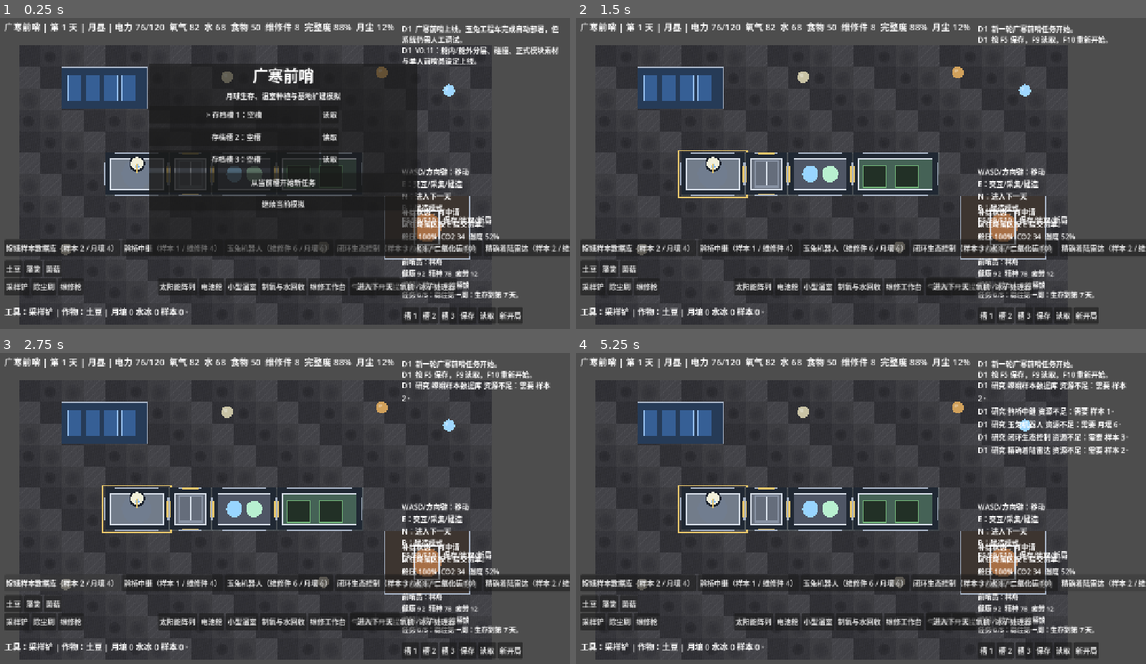
Above: before the commit, frames 1-4 (two rows, left to right).
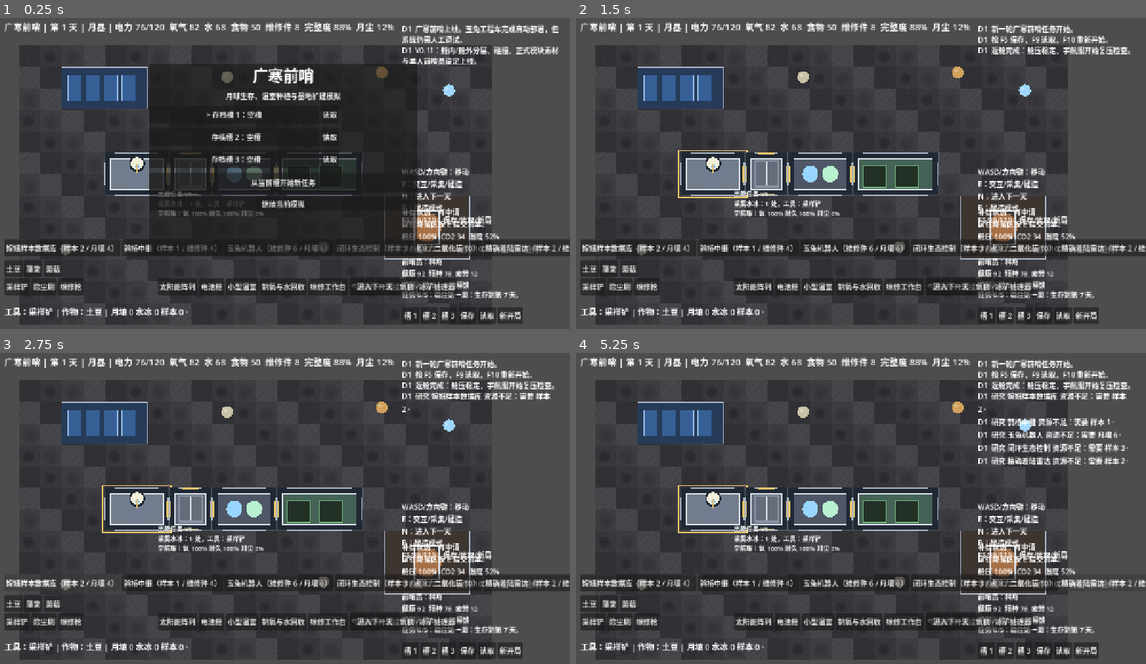
Above: after the commit, the same moments.

Repository: chinnseii/guanghan-outpost
Game: Godot game, scene res://scenes/main.tscn
The game is run twice, just before and just after one commit, with the same random seed, the same clock (stepped at 60 frames per second) and the same inputs.
Inputs:
- Up to frame 1 (0.25 s): no input
- Up to frame 2 (1.5 s): click "进入下一天" at 0.5 s; click "从当前槽开始新任务" at 1.25 s
- Up to frame 3 (2.75 s): click "嫦娥样本数据库（样本 2 / 月壤 4）" at 2 s
- Up to frame 4 (5.25 s): click "鹊桥中继（样本 1 / 维修件 4）" at 2.75 s; click "玉兔机器人（维修件 6 / 月壤 6）" at 3.5 s; click "闭环生态控制（样本 3 / 水 8 / 二氧化碳 10）" at 4.25 s; click "精确着陆雷达（样本 2 / 维修件 5）" at 5 s

The runs differ from the first frame. In frame 1, 0.4% of the frame differs, in the area x 27-95%, y 55-76%; in frame 2, 1.1%; in frame 3, 1.5%; in frame 4, 3.9%, in the area x 27-98%, y 9-76%.

Commit message:
Add EVA task system

Diff:
--- a/scripts/main.gd
+++ b/scripts/main.gd
@@ -27,6 +27,7 @@
 var player_facing := Vector2.DOWN
 var walk_phase := 0.0
 var was_inside := false
+var eva_warning_cooldown := 0.0
 var interact_target: Dictionary = {}
 
 var selected_crop := "potato"
@@ -56,6 +57,8 @@
 	"humidity": 52.0,
 	"pressure": 100.0,
 	"suit_o2": 100.0,
+	"suit_integrity": 100.0,
+	"suit_dust": 0.0,
 }
 
 var resource_names := {
@@ -72,6 +75,8 @@
 	"humidity": "湿度",
 	"pressure": "舱压",
 	"suit_o2": "宇航服氧气",
+	"suit_integrity": "宇航服耐久",
+	"suit_dust": "月尘污染",
 }
 
 var tool_defs := {
@@ -279,6 +284,7 @@
 	player_pos = Vector2(300, 420)
 	player_facing = Vector2.DOWN
 	was_inside = false
+	eva_warning_cooldown = 0.0
 	walk_phase = 0.0
 	interact_target = {}
 	selected_crop = "potato"
@@ -320,6 +326,8 @@
 		"humidity": 52.0,
 		"pressure": 100.0,
 		"suit_o2": 100.0,
+		"suit_integrity": 100.0,
+		"suit_dust": 0.0,
 	}
 
 func _setup_starting_base() -> void:
@@ -335,6 +343,7 @@
 func _process(delta: float) -> void:
 	if game_over or pending_main_menu:
 		return
+	eva_warning_cooldown = max(0.0, eva_warning_cooldown - delta)
 	var input := Input.get_vector("move_left", "move_right", "move_up", "move_down")
 	var target_pos := player_pos + input * PLAYER_SPEED * delta
 	if _can_player_move_to(target_pos):
@@ -650,11 +659,16 @@
 		if not was_inside:
 			resources["suit_o2"] = min(100.0, resources["suit_o2"] + 25.0)
 			resources["pressure"] = min(100.0, resources["pressure"] + 0.5)
+			add_log("返舱完成：舱压稳定，宇航服开始复压检查。")
 		resources["suit_o2"] = min(100.0, resources["suit_o2"] + delta * 10.0)
 	else:
 		resources["suit_o2"] = max(0.0, resources["suit_o2"] - delta * 1.8)
+		resources["suit_dust"] = min(100.0, resources["suit_dust"] + delta * (0.18 + solar_dust * 0.25))
+		resources["suit_integrity"] = max(0.0, resources["suit_integrity"] - delta * 0.035)
 		if resources["suit_o2"] <= 0.0:
 			resources["oxygen"] = max(0.0, resources["oxygen"] - delta * 2.5)
+		if resources["suit_integrity"] <= 0.0:
+			resources["oxygen"] = max(0.0, resources["oxygen"] - delta * 1.8)
 	was_inside = inside
 
 func _is_player_inside_pressurized_module() -> bool:
@@ -686,7 +700,10 @@
 		"greenhouse":
 			_use_greenhouse(interact_target)
 		"solar":
-			_clean_solar()
+			if selected_tool == "repair" and resources["integrity"] < 70.0:
+				_repair_external_equipment(interact_target)
+			else:
+				_clean_solar()
 		"life_support":
 			_repair_life_support()
 		"supply":
@@ -696,9 +713,15 @@
 		"airlock":
 			_cycle_airlock()
 		"regolith_plant":
-			_use_regolith_plant()
+			if selected_tool == "repair" and resources["integrity"] < 70.0:
+				_repair_external_equipment(interact_target)
+			else:
+				_use_regolith_plant()
 		"ice_processor":
-			_use_ice_processor()
+			if selected_tool == "repair" and resources["integrity"] < 70.0:
+				_repair_external_equipment(interact_target)
+			else:
+				_use_ice_processor()
 		_:
 			var def: Dictionary = module_defs[interact_target["type"]]
 			add_log("%s 运转正常。" % def["name"])
@@ -727,6 +750,7 @@
 		return
 	resources["parts"] -= 1
 	solar_dust = max(0.0, solar_dust - 0.28)
+	resources["suit_dust"] = min(100.0, resources["suit_dust"] + 3.0)
 	add_log("清理太阳能阵列。月尘覆盖降至 %d%%。" % int(solar_dust * 100))
 
 func _repair_life_support() -> void:
@@ -754,6 +778,19 @@
 	var def: Dictionary = module_defs[module["type"]]
 	add_log("已封堵 %s 漏点，舱压恢复稳定。" % def["name"])
 
+func _repair_external_equipment(module: Dictionary) -> void:
+	if selected_tool != "repair":
+		add_log("外部设备维护需要先选择维修枪。")
+		return
+	if resources["parts"] < 1:
+		add_log("缺少维修件，无法维护外部设备。")
+		return
+	resources["parts"] -= 1
+	resources["integrity"] = min(100.0, resources["integrity"] + 8.0)
+	resources["suit_dust"] = min(100.0, resources["suit_dust"] + 4.0)
+	var def: Dictionary = module_defs[module["type"]]
+	add_log("完成 %s 外部维护：完整度 +8，宇航服月尘污染上升。" % def["name"])
+
 func _use_workshop() -> void:
 	if resources["power"] < 4:
 		add_log("电力不足，维修工作台无法打印零件。")
@@ -769,8 +806,10 @@
 	resources["power"] -= 2
 	resources["oxygen"] -= 1
 	resources["suit_o2"] = 100.0
+	resources["suit_dust"] = max(0.0, resources["suit_dust"] - 55.0)
+	resources["suit_integrity"] = min(100.0, resources["suit_integrity"] + 8.0)
 	resources["pressure"] = min(100.0, resources["pressure"] + 3.0)
-	add_log("气闸循环完成，宇航服氧气已补满。")
+	add_log("气闸循环完成：宇航服补氧、复压、除尘，耐久检查通过。")
 
 func _use_regolith_plant() -> void:
 	if resources["regolith"] < 2 or resources["power"] < 6:
@@ -931,6 +970,7 @@
 		"ice":
 			resources["ice"] += amount
 			resources["water"] += amount * 2.0
+			resources["suit_dust"] = min(100.0, resources["suit_dust"] + 2.0)
 			add_log("采集水冰样本 +%.0f，水 +%.0f。" % [amount, amount * 2.0])
 		"meteor":
 			resources["parts"] += amount
@@ -989,7 +1029,7 @@
 	_process_crop_day()
 	_process_supply_window()
 	_process_random_event()
-	for key: String in ["power", "oxygen", "water", "food", "integrity", "co2", "humidity", "pressure", "suit_o2"]:
+	for key: String in ["power", "oxygen", "water", "food", "integrity", "co2", "humidity", "pressure", "suit_o2", "suit_integrity", "suit_dust"]:
 		resources[key] = clamp(resources[key], 0.0, power_cap if key == "power" else 120.0)
 	add_log("第 %d 天开始。%s" % [day, "月夜中，太阳能归零。" if is_moon_night else "月昼，太阳能可用。"])
 	_check_missions()
@@ -1133,6 +1173,7 @@
 			solar_dust = max(0.0, solar_dust + float(payload[key]))
 		else:
 			resources[key] += float(payload[key])
+	resources["suit_dust"] = min(100.0, resources["suit_dust"] + 6.0)
 	add_log("接收 %s：%s。" % [def["name"], def["desc"]])
 	supply_order.clear()
 	supply_waiting = false
@@ -1470,6 +1511,10 @@
 	var max_pos := MAP_ORIGIN + Vector2(MAP_W * TILE - 5, MAP_H * TILE - 5)
 	if pos.x < min_pos.x or pos.y < min_pos.y or pos.x > max_pos.x or pos.y > max_pos.y:
 		return false
+	var currently_inside := _is_player_inside_pressurized_module()
+	var target_inside := _is_pressurized_point(pos)
+	if currently_inside and not target_inside and not _eva_precheck_ok():
+		return false
 	var samples := [
 		pos,
 		pos + Vector2(player_radius * 0.7, 0),
@@ -1481,6 +1526,24 @@
 		if not _is_walkable_point(sample):
 			return false
 	return true
+
+func _is_pressurized_point(pos: Vector2) -> bool:
+	for module: Dictionary in modules:
+		if not _is_pressurized_module(module["type"]):
+			continue
+		if module.get("leaking", false):
+			continue
+		if _module_rect(module).has_point(pos):
+			return true
+	return false
+
+func _eva_precheck_ok() -> bool:
+	if resources["suit_o2"] >= 35.0 and resources["suit_integrity"] >= 25.0:
+		return true
+	if eva_warning_cooldown <= 0.0:
+		add_log("出舱检查未通过：宇航服氧气至少 35%，耐久至少 25%。请先到气闸复压、补氧、除尘。")
+		eva_warning_cooldown = 3.0
+	return false
 
 func _is_walkable_point(pos: Vector2) -> bool:
 	for module: Dictionary in modules:
@@ -1657,6 +1720,15 @@
 	mission_status.size = Vector2(350, 44)
 	mission_status.add_theme_font_size_override("font_size", 15)
 	root.add_child(mission_status)
+
+	var eva_tasks := RichTextLabel.new()
+	eva_tasks.name = "EvaTasks"
+	eva_tasks.position = Vector2(360, 390)
+	eva_tasks.size = Vector2(500, 104)
+	eva_tasks.fit_content = false
+	eva_tasks.scroll_active = false
+	eva_tasks.add_theme_font_size_override("normal_font_size", 14)
+	root.add_child(eva_tasks)
 
 	var tech_panel := HBoxContainer.new()
 	tech_panel.name = "TechPanel"
@@ -1825,12 +1897,14 @@
 		resources["parts"], resources["integrity"], int(solar_dust * 100)
 	]
 	$UI/Root/SupplyStatus.text = _supply_status_text()
-	$UI/Root/LifeStatus.text = "舱压 %.0f%%  CO2 %.0f  湿度 %.0f%%\n宇航服氧气 %.0f%%  %s" % [
-		resources["pressure"], resources["co2"], resources["humidity"], resources["suit_o2"],
+	$UI/Root/LifeStatus.text = "舱压 %.0f%%  CO2 %.0f  湿度 %.0f%%\n宇航服 O2 %.0f%% 耐久 %.0f%% 月尘 %.0f%%  %s" % [
+		resources["pressure"], resources["co2"], resources["humidity"],
+		resources["suit_o2"], resources["suit_integrity"], resources["suit_dust"],
 		"舱内" if _is_player_inside_pressurized_module() else "舱外"
 	]
 	$UI/Root/OperatorStatus.text = _operator_status_text()
 	$UI/Root/MissionStatus.text = _mission_status_text()
+	$UI/Root/EvaTasks.text = _eva_tasks_text()
 	_update_tech_buttons()
 	_refresh_main_menu()
 	var hint := "工具：%s | 作物：%s | 月壤 %.0f 水冰 %.0f 样本 %.0f。" % [
@@ -1886,6 +1960,45 @@
 		active = "阶段任务全部完成。"
 	return "任务 %d/%d：%s" % [completed_missions.size(), mission_defs.size(), active]
 
+func _eva_tasks_text() -> String:
+	var tasks: Array[String] = []
+	var supply_pods := _active_collectable_count("supply_pod")
+	var ice_nodes := _active_collectable_count("ice")
+	var external_repairs := _external_repair_count()
+	if supply_pods > 0:
+		tasks.append("回收补给舱：%d 个信标，氧气>35%%" % supply_pods)
+	if ice_nodes > 0:
+		tasks.append("采集水冰：%d 处，工具：采样铲" % ice_nodes)
+	if solar_dust >= 0.22:
+		tasks.append("清理太阳能板：月尘 %d%%，工具：除尘刷" % int(solar_dust * 100))
+	if external_repairs > 0:
+		tasks.append("维修外部设备：%d 个目标，工具：维修枪" % external_repairs)
+	if tasks.is_empty():
+		tasks.append("暂无紧急出舱任务。可巡检水冰、太阳能板和补给信标。")
+	var suit_line := "宇航服：氧 %.0f%% 耐久 %.0f%% 月尘 %.0f%%" % [
+		resources["suit_o2"], resources["suit_integrity"], resources["suit_dust"]
+	]
+	return "出舱任务 V1\n%s\n%s" % [_join_strings(tasks.slice(0, 3), "\n"), suit_line]
+
+func _active_collectable_count(item_type: String) -> int:
+	var count := 0
+	for item: Dictionary in collectables:
+		if item["depleted"]:
+			continue
+		if item["type"] == item_type:
+			count += 1
+	return count
+
+func _external_repair_count() -> int:
+	var count := 0
+	for module: Dictionary in modules:
+		if module.get("leaking", false):
+			count += 1
+			continue
+		if module["type"] in ["regolith_plant", "ice_processor"] and resources["integrity"] < 70.0:
+			count += 1
+	return count
+
 func _refresh_main_menu() -> void:
 	if not has_node("UI/Root/MainMenu/Box"):
 		return
Not shown, changed: ITERATION_PLAN.md
Not shown, changed: README.md
